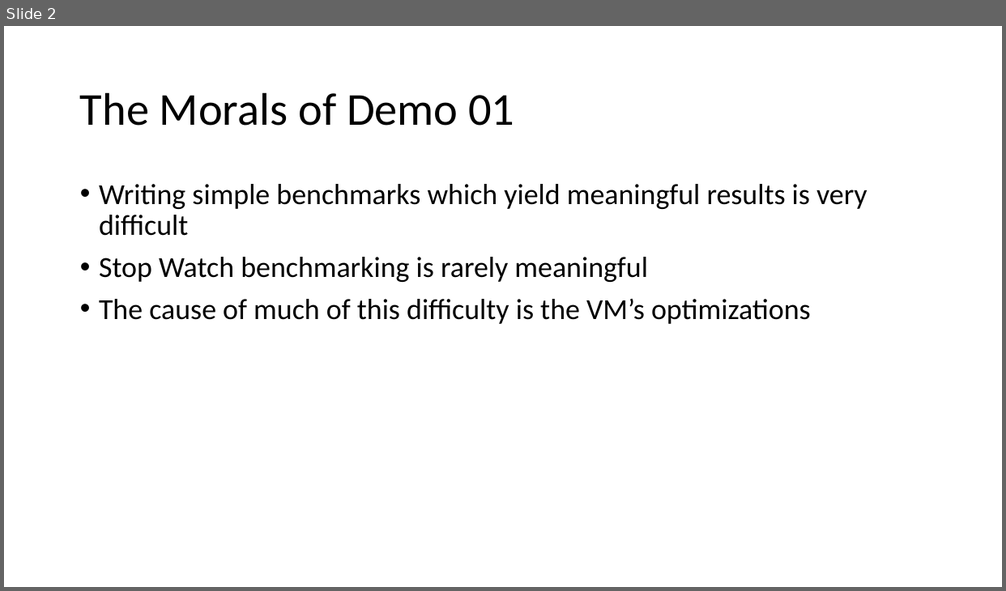
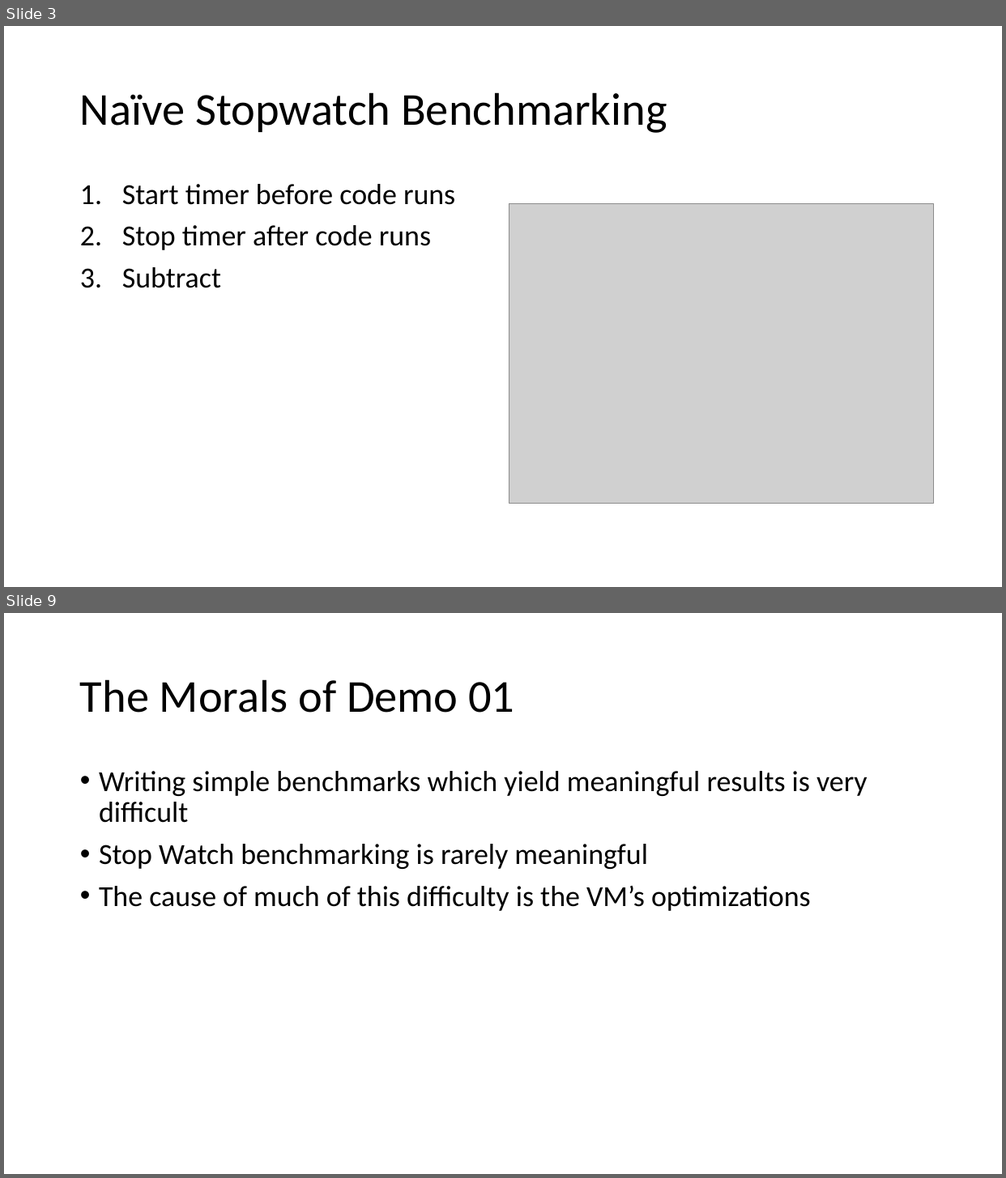
Before and after one commit to tresat/JMH-Presentation, a slide deck: doc/slides.pptx. Shown one above the other, each under a label of ours: slide 2 before the commit, slides 3 and 9 after it; the slides between them are not shown. The pictures are 1006x591 and 1006x1178 pixels, drawn with LibreOffice and Linux fonts; fonts in the diff are those of the drawing; grey boxes stand for pictures. Boxes give left, top, right and bottom in pixels: in the first picture for what was removed or moved away, otherwise in the second. Text is boxed around its words. In the diff, an @@ line names an element or a change of style, - is before the commit and + after.

```diff
--- a/doc/slides.pptx
+++ b/doc/slides.pptx
@@ slide 3 added at box(4, 26, 1002, 587), background #FFFFFF @@
@@ title added at box(80, 92, 667, 133), 44 pt, text #000000 @@
+Naïve Stopwatch Benchmarking
@@ text added at box(122, 184, 455, 288), 28 pt, text #000000 @@
+1. Start timer before code runs
+2. Stop timer after code runs
+3. Subtract
@@ picture added at box(509, 204, 934, 504) @@
@@ what was slide 2 is now slide 9 @@
```
Also in this commit, not shown: 3 slides changed, 7 other slides added, 6 other files.
